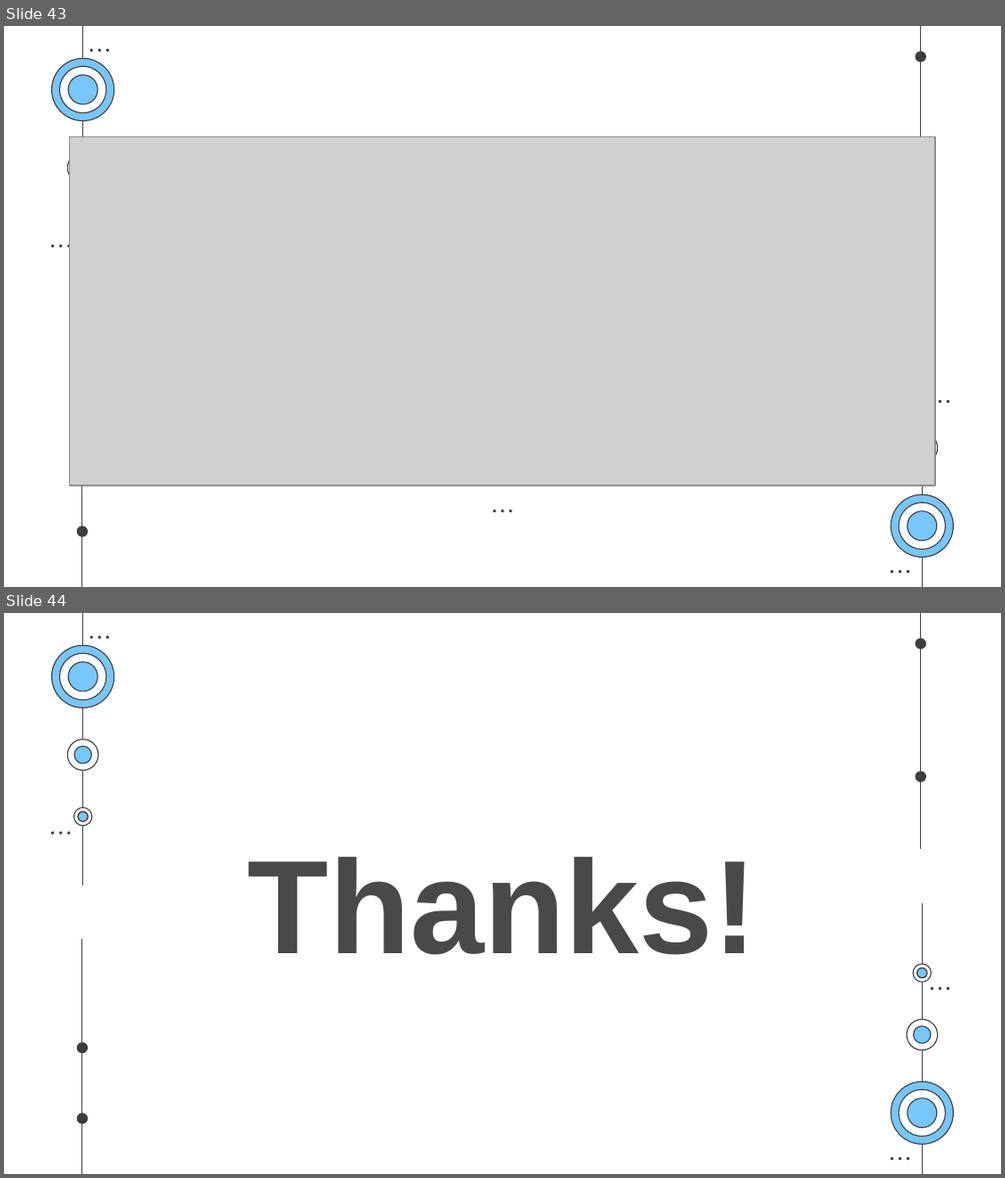
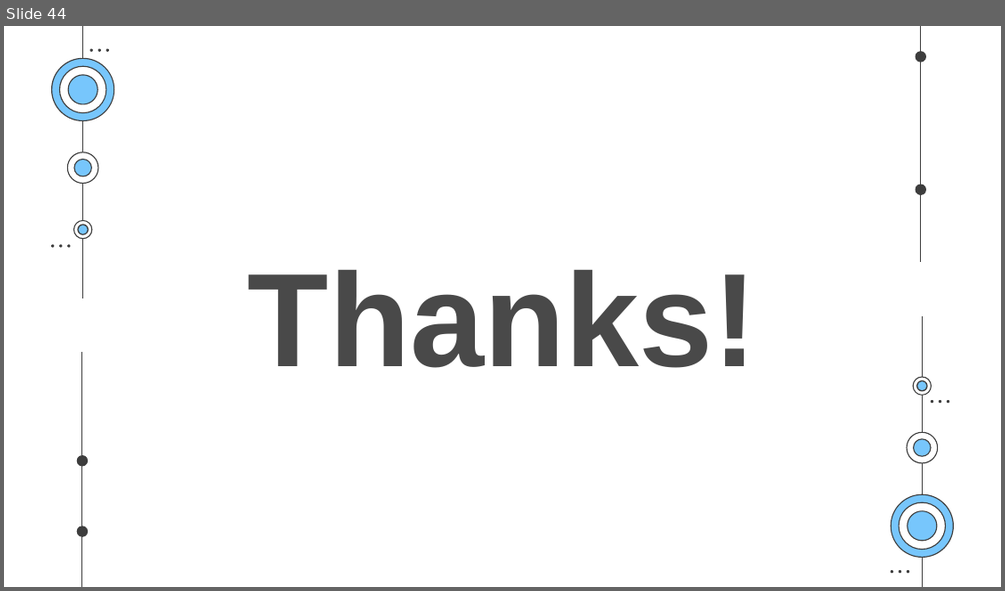
Before and after one commit to SaurabhYadav388/misc_works, a slide deck: Cloud_PPT/Shosau.pptx. Shown one above the other, each under a label of ours: slides 43 and 44 before the commit, slide 44 after it. The pictures are 1005x1178 and 1005x591 pixels, drawn with LibreOffice and Linux fonts; fonts in the diff are those of the drawing; grey boxes stand for pictures. Boxes give left, top, right and bottom in pixels: in the first picture for what was removed or moved away, otherwise in the second. Text is boxed around its words. In the diff, an @@ line names an element or a change of style, - is before the commit and + after.

```diff
--- a/Cloud_PPT/Shosau.pptx
+++ b/Cloud_PPT/Shosau.pptx
@@ slide 43 removed at bbox=[4, 26, 1001, 587], background #FFFFFF; not listed: 33 template elements that a slide beside it also shows @@
@@ picture removed at bbox=[70, 136, 935, 484] @@
@@ ellipse removed at bbox=[493, 509, 495, 513] @@
@@ ellipse removed at bbox=[502, 509, 504, 513] @@
@@ ellipse removed at bbox=[510, 509, 512, 513] @@
```
Also in this commit, not shown: 10 slides changed, 3 slides added, 2 other slides removed.
